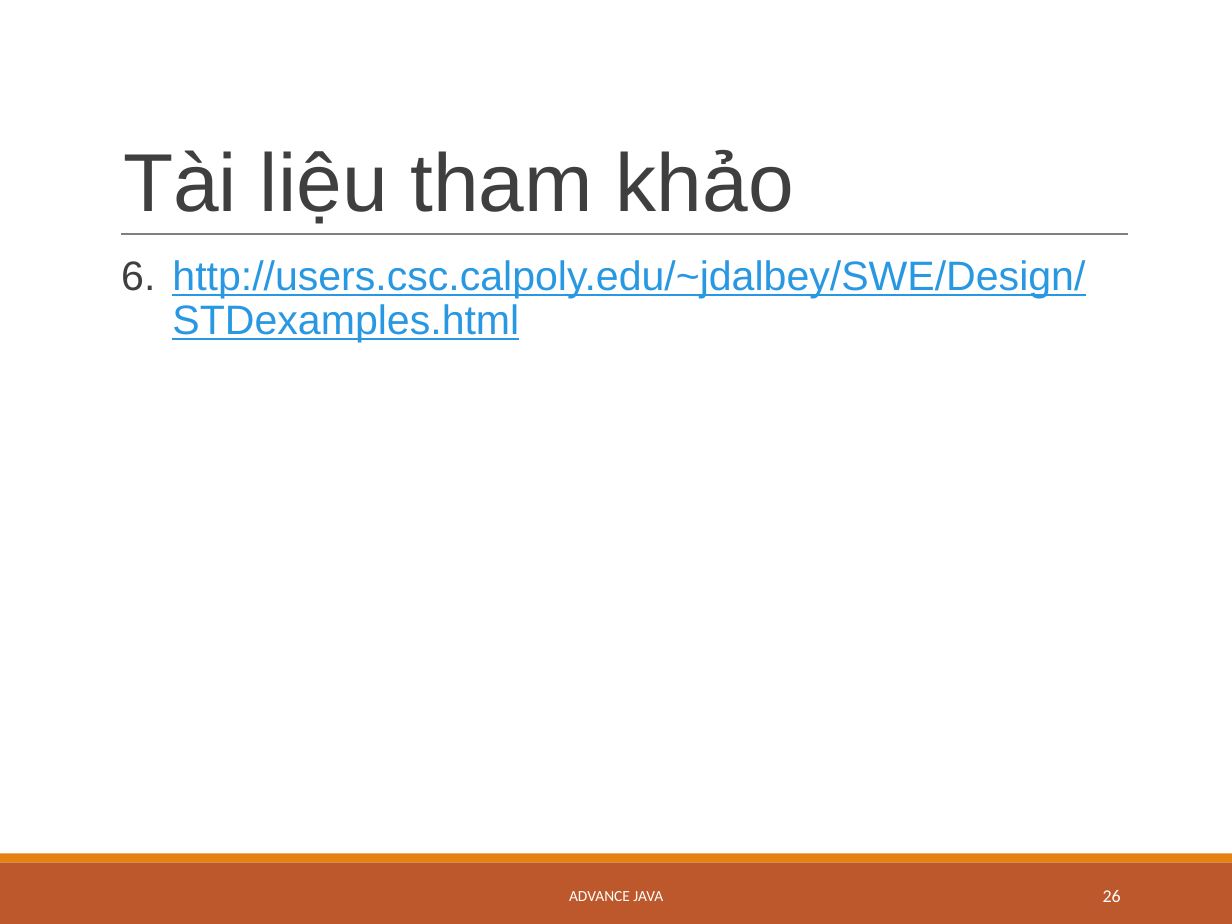
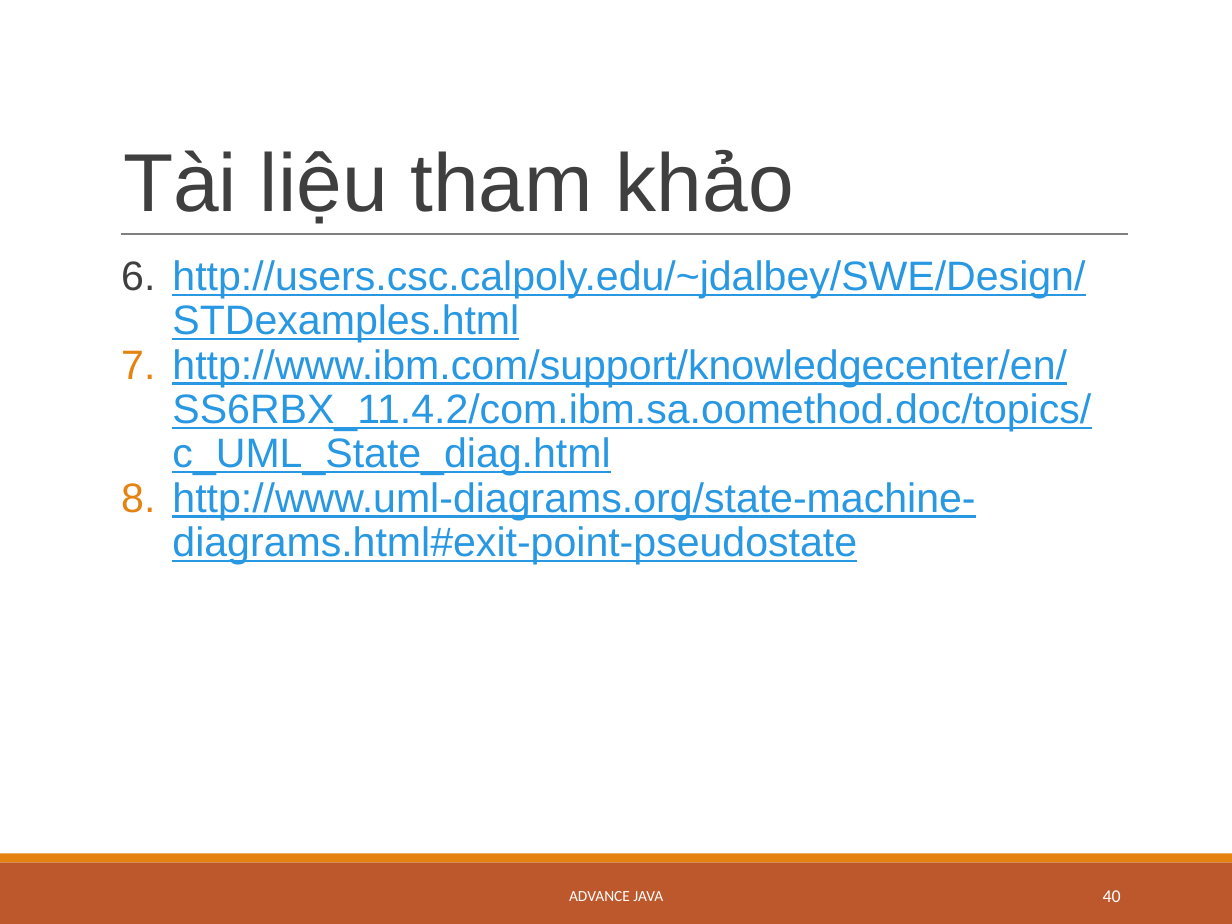
Before and after one commit to dantn93/Advanced-Java, a slide deck: slide 40 of StateMachineDiagram_Quynh_Dan.pptx.pptx (slide 26 before the commit). Drawn at 1232x924 pixels with LibreOffice and Linux fonts; fonts in the diff are those of the drawing. Boxes give left, top, right and bottom in pixels: in the first picture for what was removed or moved away, otherwise in the second. Text is boxed around its words. In the diff, an @@ line names an element or a change of style, - is before the commit and + after.

```diff
--- a/StateMachineDiagram_Quynh_Dan.pptx.pptx
+++ b/StateMachineDiagram_Quynh_Dan.pptx.pptx
@@ text at [172, 349, 1091, 564]: paragraphs added @@
+7. http://www.ibm.com/support/knowledgecenter/en/SS6RBX_11.4.2/com.ibm.sa.oomethod.doc/topics/c_UML_State_diag.html
+8. http://www.uml-diagrams.org/state-machine-diagrams.html#exit-point-pseudostate
@@ page number at [1103, 890, 1121, 902]: text changed @@
-26
+40
```
Also in this commit, not shown: 20 other slides changed, 15 slides added, 1 slide removed.
